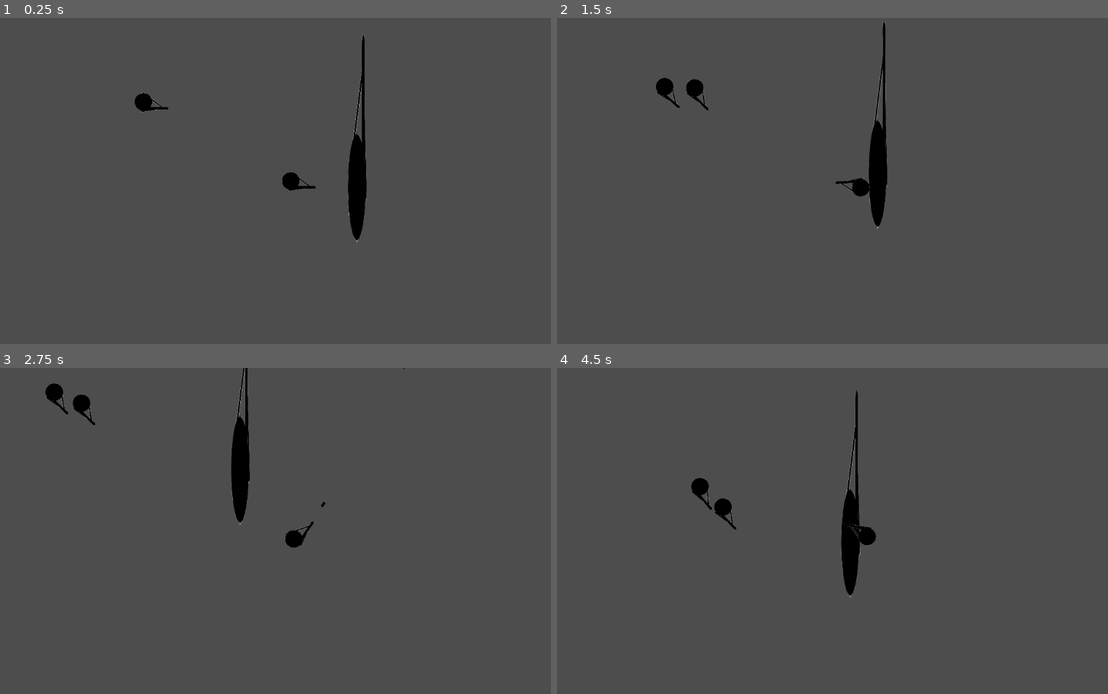
Above: before the commit, frames 1-4 (two rows, left to right).
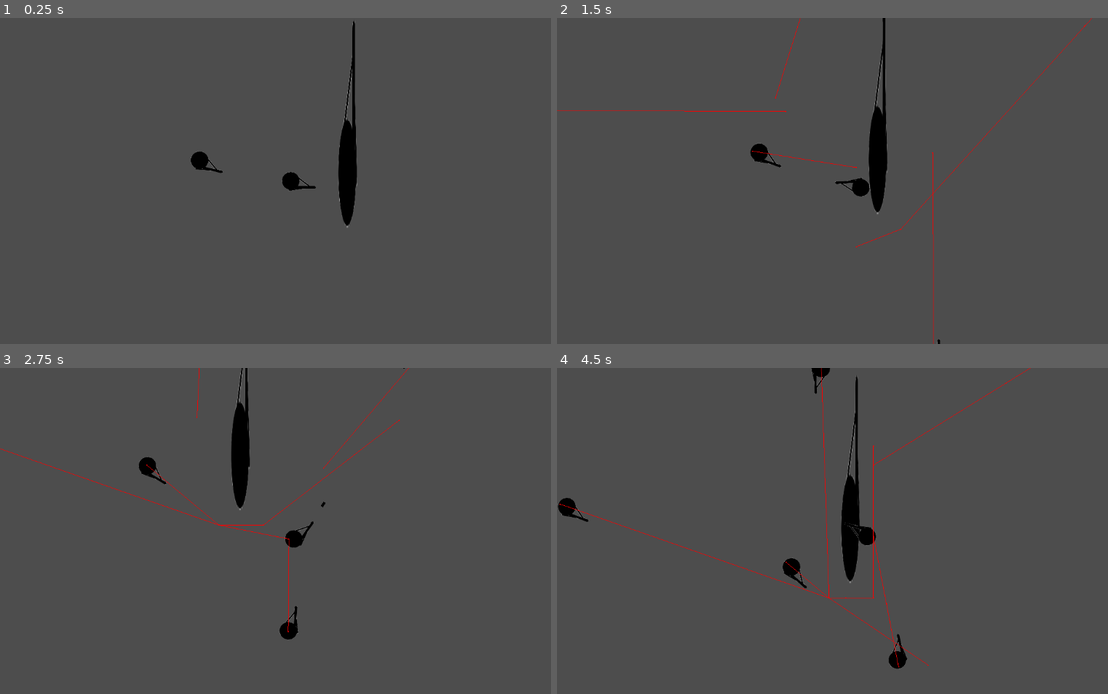
Above: after the commit, the same moments.

Repository: RealBenjo/Dead-Deal
Game: Godot game, scene res://scenes/levels/outside.tscn
Two runs of this game, one before a commit and one after it. Both use one fixed random seed, a clock stepped at 60 frames per second and the inputs below.
Inputs (mouse positions are in pixels of both pictures, inside the frame that each line leads up to):
- Up to frame 1 (0.25 s): no input
- Up to frame 2 (1.5 s): move the mouse to (975, 164) at 0.52 s; press the mouse at (975, 164) at 0.53 s; hold D (right) 0.53-1.28 s; move the mouse to (733, 197) at 1.27 s; release the mouse at (733, 197) at 1.28 s; hold S (down) from 1.28 s (still down); right-click (733, 197) at 1.35 s
- Up to frame 3 (2.75 s): move the mouse to (347, 459) at 2.02 s; release S (down) at 2.03 s; press the mouse at (347, 459) at 2.03 s; hold D (right) from 2.03 s (still down)
- Up to frame 4 (4.5 s): move the mouse to (815, 596) at 2.77 s; release D (right) at 2.78 s; release the mouse at (815, 596) at 2.78 s; hold W (up) 2.78-3.53 s; right-click (815, 596) at 2.85 s; move the mouse to (1019, 579) at 3.52 s; press the mouse at (1019, 579) at 3.53 s; hold A (left) from 3.53 s (still down); move the mouse to (672, 482) at 4.27 s; release the mouse at (672, 482) at 4.28 s; right-click (672, 482) at 4.35 s

The runs differ from the first frame. In frame 1, 2.0% of the frame differs, in the area x 24-67%, y 0-69%; in frame 2, 1.4%; in frame 3, 1.5%; in frame 4, 2.0%.

Commit message:
Dynamic patrols v0.2
the enemies are spawned dynamically depending on the number of patrol positions, no 2 zombies have the same patrol.
TODO: zombies now need to use their patrol to actually go to their 2 patrol points and stand there for a certain amount of time (sligthly randomized)

Diff:
--- a/scenes/enemies/enemy.tscn
+++ b/scenes/enemies/enemy.tscn
@@ -22,6 +22,7 @@
 avoidance_enabled = true
 radius = 17.0
 time_horizon_agents = 0.68
+debug_enabled = true
 
 [node name="Timers" type="Node" parent="."]
 
--- a/scenes/levels/level.gd
+++ b/scenes/levels/level.gd
@@ -17,16 +17,36 @@
 var zombie
 
 func _ready() -> void:
-	for enemy in enemies:
-		zombie = zombie_scene.instantiate()
-		enemy.add_child(zombie)
+	for i in range(patrols.size()):
+		var patrol_whole = get_patrol(i)
+
+		# at least 2 patrol points need to be avalaible for a zombie
+		while patrol_whole.size() >= 2:
+			var patrol_zombie: Array = []
+
+			# gives zombie 2 patrol points
+			for j in range(2):
+				var rand = randi() % patrol_whole.size()
+				patrol_zombie.append(patrol_whole.get(rand))
+				patrol_whole.remove_at(rand)
+
+			# TODO: make zombie actually patrol on it's own
+			spawn_zombie(i, patrol_zombie.get(0), patrol_zombie)
 
 
 var bullet
 var sound
 
-func get_zombie() -> void:
-	pass
+##spawns a zombie in a Patrol node corresponding to the patrol of the zombie.
+##if there is an odd number of patrol points, it's all good, the enemies will simply have one more point to choose, without one additional
+##zombie patroling the map
+func spawn_zombie(index: int, pos: Vector2, patrol: Array) -> void: #TODO: make more dynamic, spawn ANY enemy with this function
+	var enemy_par_node = enemies.get(index)
+	zombie = zombie_scene.instantiate()
+	zombie.global_position = pos
+	zombie.patrol = patrol
+	zombie.last_interest_pos = patrol.get(1) #TODO: rmv line when zombies will patrol on their own
+	enemy_par_node.add_child(zombie)
 
 ##returns array of all marker positions in a patrol
 func get_patrol(index: int) -> Array:
--- a/scenes/levels/outside.tscn
+++ b/scenes/levels/outside.tscn
@@ -69,4 +69,4 @@
 position = Vector2(2272, 1030)
 
 [node name="Player" parent="." index="8"]
-position = Vector2(584, 315)
+position = Vector2(622, 372)
